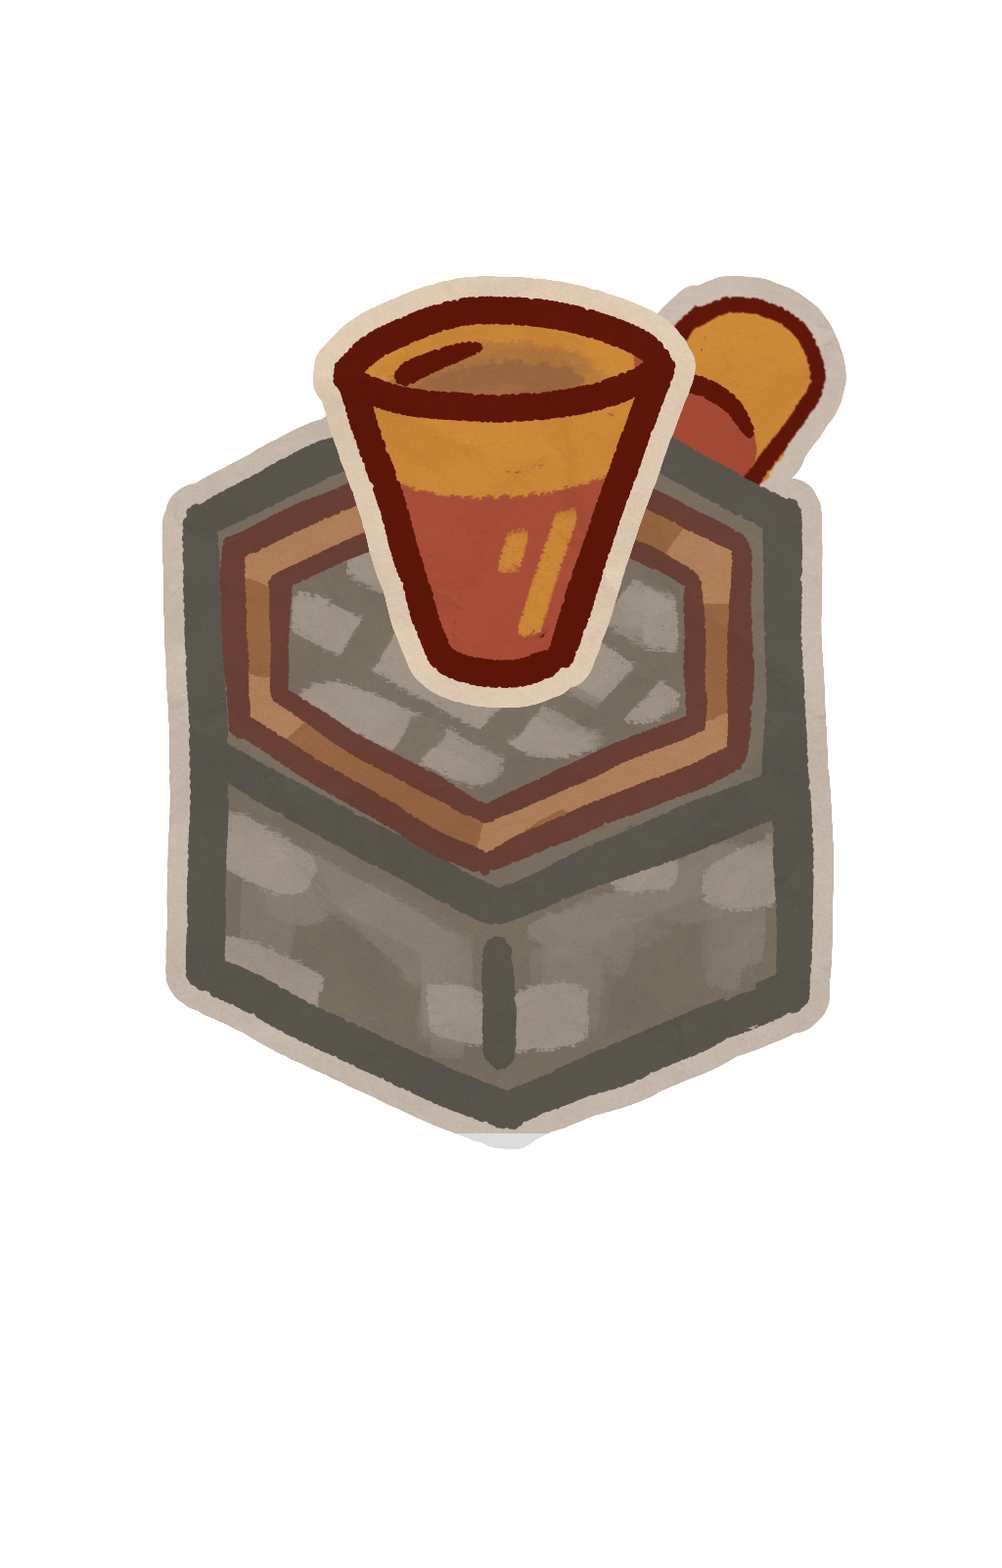
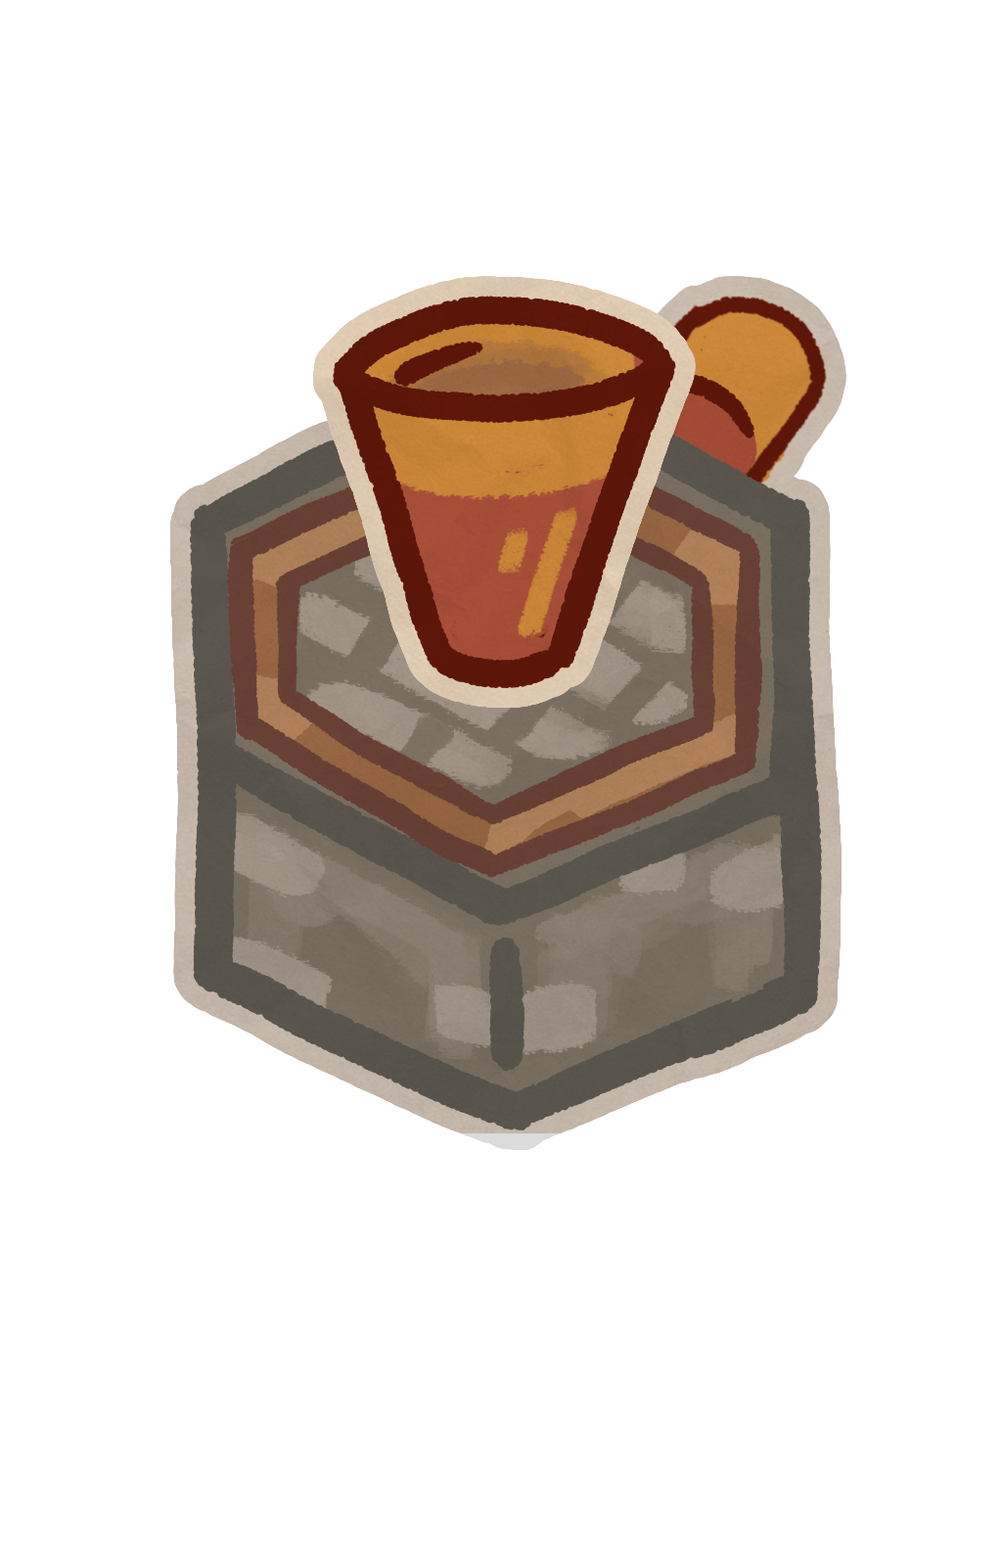
Layered file, before and after one edit (w=1002, h=1568). Changes by layer:
pixels changed over (x1=161, y1=415, x2=842, y2=1151) (layer not identified)